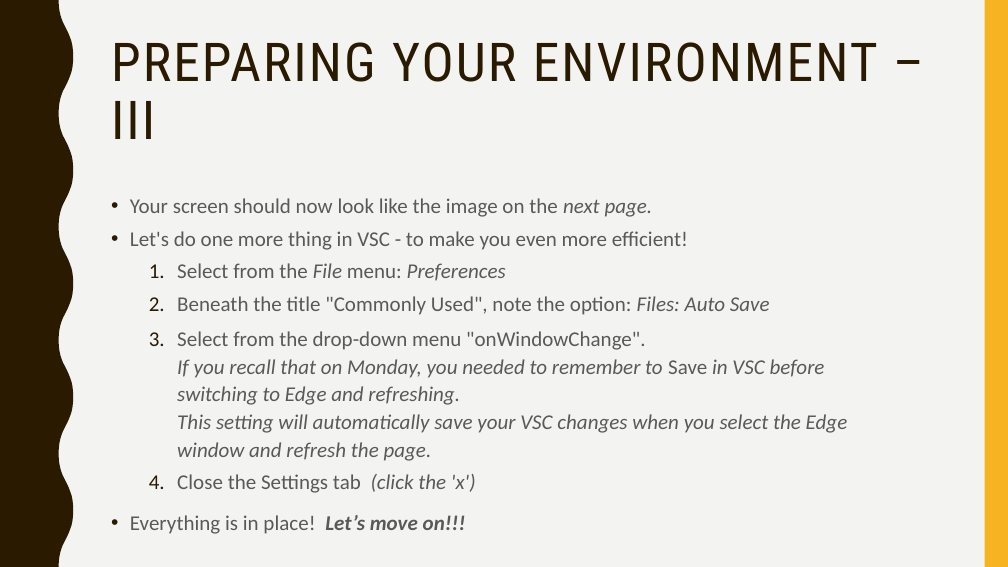
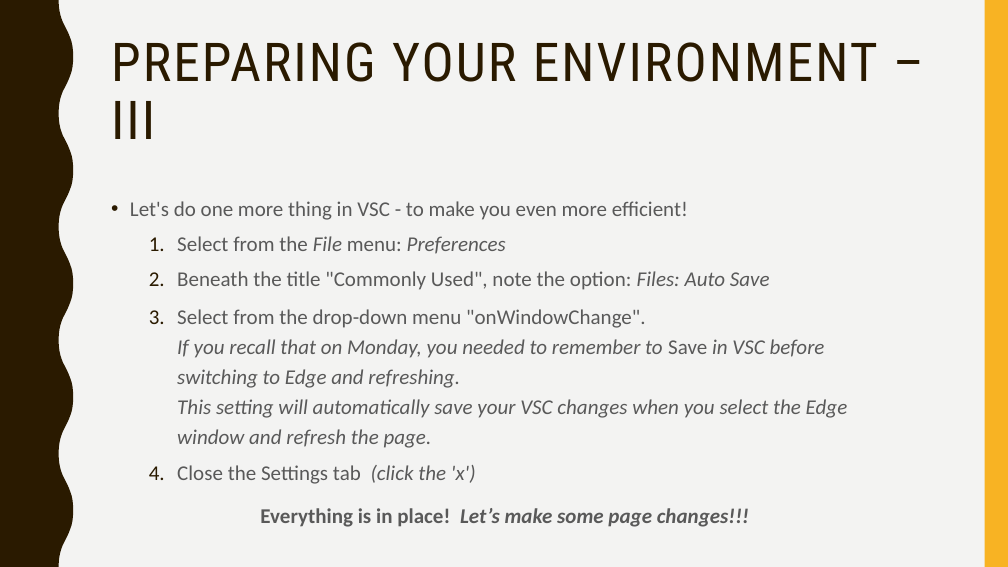
Before and after one commit to MAD-NTID/SVP-LLM-Web2, a slide deck: slide 13 of SVP-mobiweb-web-guide-Wed-2.pptx. Drawn at 1008x567 pixels with LibreOffice and Linux fonts; fonts in the diff are those of the drawing. Boxes give left, top, right and bottom in pixels: in the first picture for what was removed or moved away, otherwise in the second. Text is boxed around its words. In the diff, an @@ line names an element or a change of style, - is before the commit and + after.

```diff
--- a/SVP-mobiweb-web-guide-Wed-2.pptx
+++ b/SVP-mobiweb-web-guide-Wed-2.pptx
@@ text at [130, 198, 653, 217]: paragraph removed @@
-• Your screen should now look like the image on the next page.
@@ text at [130, 201, 848, 484]: line spacing 1 to 1.1; line spacing 1.1 to 1.2 @@
@@ text at [260, 508, 749, 527]: text changed; bold on; italic on @@
-• Everything is in place! Let’s move on!!!
+Everything is in place! Let’s make some page changes!!!
```
Also in this commit, not shown: 3 other slides changed, 2 slides added, 2 slides removed, 26 other files.
